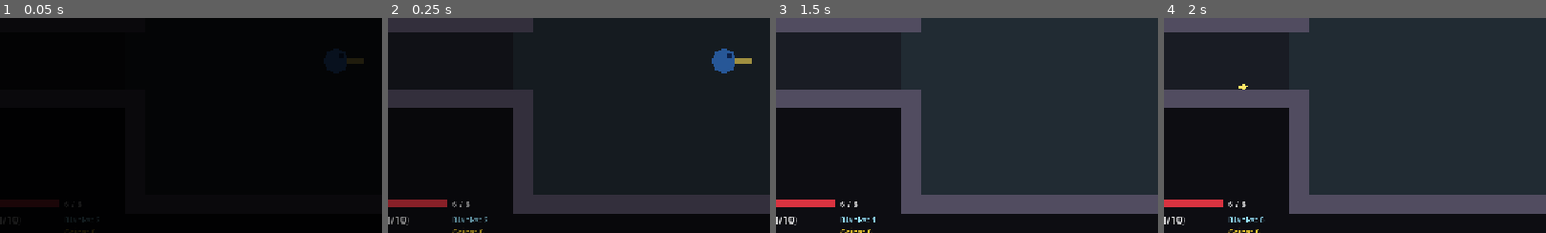
Above: before the commit, frames 1-4 (left to right).
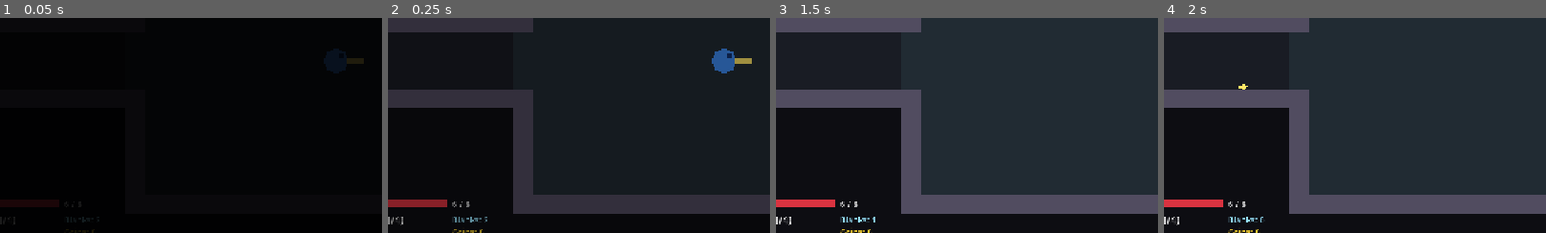
Above: after the commit, the same moments.

Repository: SalemRose/Gungeon-Massive-Ripoff-Edition
Game: Godot game, scene res://levels/floor_level/floor_level.tscn
The game is run twice, just before and just after one commit, with the same random seed, the same clock (stepped at 60 frames per second) and the same inputs.
Inputs (mouse positions are % of the whole screen's width and height, from its top left):
- Up to frame 1 (0.05 s): no input
- Up to frame 2 (0.25 s): no input
- Up to frame 3 (1.5 s): move the mouse to (72, 45) at 0.52 s; press the mouse at (72, 45) at 0.53 s; hold D (move_right) 0.53-1.28 s; tap Q (blank) at 0.6 s; move the mouse to (30, 55) at 1.27 s; release the mouse at (30, 55) at 1.28 s; hold S (move_down) from 1.28 s (still down); click (30, 55) at 1.35 s
- Up to frame 4 (2 s): keep holding S (move_down); tap Q (blank) at 1.55 s
The pictures show only the part of the screen within x 6-56%, y 40-90%; the shares and areas given below are measured in that part.

The runs differ from the first frame. In frame 1, less than 0.1% of the frame differs, in the area x 2-5%, y 92-96%; in frame 2, less than 0.1%; in frame 3, less than 0.1%, in the area x 2-6%, y 92-97%; in frame 4, less than 0.1%.

Commit message:
12b: permanent currency and unlocks (UnlockData, UnlockCatalog, run rewards)
Co-Authored-By: Claude Sonnet 5.5 <noreply@anthropic.com>
Claude-Session: https://claude.ai/code/session_01EKLoHM38k4sTvWqdQMzUWo

Diff:
--- a/autoload/run.gd
+++ b/autoload/run.gd
@@ -15,6 +15,10 @@
 ## the SaveData autoload (end_run() hands it the result of each run).
 
 const FLOORS_PER_RUN := 3
+## Hub currency rules (see reward_for).
+const BASE_REWARD := 5
+const FLOOR_REWARD := 10
+const VICTORY_REWARD := 30
 
 ## True once a run has started (the first floor level starts one by itself).
 var active: bool = false
@@ -22,6 +26,8 @@
 var floor_index: int = 0
 ## What the player carried out of the previous floor. Empty on floor 0.
 var snapshot: Dictionary = {}
+## Hub currency the last finished run paid out (the results screen shows it).
+var last_reward: int = 0
 
 
 ## Begins a run. Pass a seed to repeat a run, or leave 0 for a random one.
@@ -46,12 +52,23 @@
 ## (SaveData), then resets. Fixed-seed floors (tests / debug) have no run, so
 ## nothing is recorded for them. `SaveData` is looked up by path so this script
 ## also compiles in headless test scripts.
-func end_run(victory: bool) -> void:
+func end_run(victory: bool, player: Player = null) -> void:
+	last_reward = 0
 	if active:
 		var save_node := get_node_or_null("/root/SaveData")
 		if save_node != null:
 			save_node.record_run(victory, floor_index + 1)
+			last_reward = reward_for(victory, floor_index, player.coins if player != null else 0)
+			save_node.add_to("currency", last_reward)
 	reset()
+
+
+## Hub currency earned by a run. Rewards progress even when you die:
+## a base amount, a bonus per floor you fully cleared, a bonus for winning,
+## and half of the coins you were still carrying (coins are otherwise lost).
+static func reward_for(victory: bool, floor_index_reached: int, coins_left: int) -> int:
+	var floors_cleared := floor_index_reached + (1 if victory else 0)
+	return BASE_REWARD + floors_cleared * FLOOR_REWARD + (VICTORY_REWARD if victory else 0) + coins_left / 2
 
 
 ## Ends the run. The next floor level starts a fresh one.
--- a/items/item_pool.gd
+++ b/items/item_pool.gd
@@ -42,7 +42,8 @@
 static func roll(rng: RandomNumberGenerator, exclude: Array = []) -> ItemData:
 	var candidates: Array[ItemData] = []
 	for item in all():
-		if not exclude.has(item.id):
+		# Skip items already owned/placed and items not unlocked in the hub yet.
+		if not exclude.has(item.id) and UnlockCatalog.is_available(UnlockData.Kind.ITEM, item.id):
 			candidates.append(item)
 	if candidates.is_empty():
 		return null
--- a/levels/floor_level/floor_level.gd
+++ b/levels/floor_level/floor_level.gd
@@ -134,7 +134,7 @@
 	_leaving = true
 	if Run.is_last_floor():
 		FloatingText.spawn(self, player.global_position + Vector2(0.0, -30.0), "RUN COMPLETE!", Color(1.0, 0.9, 0.4), 16)
-		Run.end_run(true)   # a hub / results screen will go here (step 12c)
+		Run.end_run(true, player)   # a hub / results screen will go here (step 12c)
 	else:
 		Run.advance(player)
 	if fade_time > 0.0:
@@ -146,7 +146,7 @@
 
 func _on_player_died() -> void:
 	await get_tree().create_timer(1.5).timeout
-	Run.end_run(false)   # dying ends the run (recorded in the save)
+	Run.end_run(false, player)   # dying ends the run (recorded in the save)
 	_reload()
 
 
--- /dev/null
+++ b/unlocks/data/gun_beam_emitter.tres
@@ -0,0 +1,12 @@
+[gd_resource type="Resource" script_class="UnlockData" load_steps=2 format=3]
+
+[ext_resource type="Script" path="res://unlocks/unlock_data.gd" id="1_unlock"]
+
+[resource]
+script = ExtResource("1_unlock")
+id = &"gun_beam_emitter"
+display_name = "Beam Emitter"
+description = "Continuous laser"
+cost = 80
+kind = 0
+target = &"beam_emitter"
--- /dev/null
+++ b/unlocks/data/gun_boomerang.tres
@@ -0,0 +1,12 @@
+[gd_resource type="Resource" script_class="UnlockData" load_steps=2 format=3]
+
+[ext_resource type="Script" path="res://unlocks/unlock_data.gd" id="1_unlock"]
+
+[resource]
+script = ExtResource("1_unlock")
+id = &"gun_boomerang"
+display_name = "Boomerang"
+description = "Flies out and comes back"
+cost = 50
+kind = 0
+target = &"boomerang"
--- /dev/null
+++ b/unlocks/data/gun_burst_rifle.tres
@@ -0,0 +1,12 @@
+[gd_resource type="Resource" script_class="UnlockData" load_steps=2 format=3]
+
+[ext_resource type="Script" path="res://unlocks/unlock_data.gd" id="1_unlock"]
+
+[resource]
+script = ExtResource("1_unlock")
+id = &"gun_burst_rifle"
+display_name = "Burst Rifle"
+description = "Three-round bursts"
+cost = 40
+kind = 0
+target = &"burst_rifle"
--- /dev/null
+++ b/unlocks/data/gun_charge_cannon.tres
@@ -0,0 +1,12 @@
+[gd_resource type="Resource" script_class="UnlockData" load_steps=2 format=3]
+
+[ext_resource type="Script" path="res://unlocks/unlock_data.gd" id="1_unlock"]
+
+[resource]
+script = ExtResource("1_unlock")
+id = &"gun_charge_cannon"
+display_name = "Charge Cannon"
+description = "Hold to charge a heavy shot"
+cost = 70
+kind = 0
+target = &"charge_cannon"
--- /dev/null
+++ b/unlocks/data/gun_orbit_sphere.tres
@@ -0,0 +1,12 @@
+[gd_resource type="Resource" script_class="UnlockData" load_steps=2 format=3]
+
+[ext_resource type="Script" path="res://unlocks/unlock_data.gd" id="1_unlock"]
+
+[resource]
+script = ExtResource("1_unlock")
+id = &"gun_orbit_sphere"
+display_name = "Orbit Sphere"
+description = "Orbs circle you and hit what they touch"
+cost = 60
+kind = 0
+target = &"orbit_sphere"
--- /dev/null
+++ b/unlocks/data/gun_seeker.tres
@@ -0,0 +1,12 @@
+[gd_resource type="Resource" script_class="UnlockData" load_steps=2 format=3]
+
+[ext_resource type="Script" path="res://unlocks/unlock_data.gd" id="1_unlock"]
+
+[resource]
+script = ExtResource("1_unlock")
+id = &"gun_seeker"
+display_name = "Seeker"
+description = "Homing bullets"
+cost = 30
+kind = 0
+target = &"seeker"
--- /dev/null
+++ b/unlocks/data/item_blank_satchel.tres
@@ -0,0 +1,12 @@
+[gd_resource type="Resource" script_class="UnlockData" load_steps=2 format=3]
+
+[ext_resource type="Script" path="res://unlocks/unlock_data.gd" id="1_unlock"]
+
+[resource]
+script = ExtResource("1_unlock")
+id = &"item_blank_satchel"
+display_name = "Blank Satchel"
+description = "Can appear in chests and shops"
+cost = 40
+kind = 1
+target = &"blank_satchel"
--- /dev/null
+++ b/unlocks/data/item_heart_locket.tres
@@ -0,0 +1,12 @@
+[gd_resource type="Resource" script_class="UnlockData" load_steps=2 format=3]
+
+[ext_resource type="Script" path="res://unlocks/unlock_data.gd" id="1_unlock"]
+
+[resource]
+script = ExtResource("1_unlock")
+id = &"item_heart_locket"
+display_name = "Heart Locket"
+description = "Can appear in chests and shops"
+cost = 40
+kind = 1
+target = &"heart_locket"
--- /dev/null
+++ b/unlocks/data/item_sharp_rounds.tres
@@ -0,0 +1,12 @@
+[gd_resource type="Resource" script_class="UnlockData" load_steps=2 format=3]
+
+[ext_resource type="Script" path="res://unlocks/unlock_data.gd" id="1_unlock"]
+
+[resource]
+script = ExtResource("1_unlock")
+id = &"item_sharp_rounds"
+display_name = "Sharp Rounds"
+description = "Can appear in chests and shops"
+cost = 50
+kind = 1
+target = &"sharp_rounds"
--- /dev/null
+++ b/unlocks/unlock_catalog.gd
@@ -0,0 +1,84 @@
+class_name UnlockCatalog
+extends RefCounted
+## All permanent unlocks, and the rules for buying and checking them.
+## Static helpers only (nothing to instance). Progress is stored in SaveData.
+##
+##     UnlockCatalog.is_available(UnlockData.Kind.GUN, &"seeker")  # may it appear in a run?
+##     UnlockCatalog.can_buy(&"gun_seeker")                         # enough currency, not owned?
+##     UnlockCatalog.purchase(&"gun_seeker")                        # pay + unlock, returns bool
+##
+## DEV SWITCH: start the game with `-- --unlock-all` to treat everything as
+## unlocked (handy for testing; the automated tests use it).
+
+const FOLDER := "res://unlocks/data/"
+
+static var _cache: Array[UnlockData] = []
+static var _loaded: bool = false
+
+
+## Every unlock, sorted by cost then id (the order the hub shop will show).
+static func all() -> Array[UnlockData]:
+	if not _loaded:
+		_loaded = true
+		_cache.clear()
+		for file_name in DirAccess.get_files_at(FOLDER):
+			file_name = file_name.trim_suffix(".remap")   # exported builds
+			if file_name.ends_with(".tres"):
+				var entry := load(FOLDER + file_name) as UnlockData
+				if entry != null:
+					_cache.append(entry)
+		_cache.sort_custom(func(a: UnlockData, b: UnlockData):
+			return a.cost < b.cost if a.cost != b.cost else String(a.id) < String(b.id))
+	return _cache
+
+
+static func find(unlock_id: StringName) -> UnlockData:
+	for entry in all():
+		if entry.id == unlock_id:
+			return entry
+	return null
+
+
+static func unlock_all_flag() -> bool:
+	return OS.get_cmdline_user_args().has("--unlock-all")
+
+
+## The id of a gun: its .tres file name without the extension.
+static func gun_id(data: WeaponData) -> StringName:
+	return StringName(data.resource_path.get_file().get_basename())
+
+
+## True if the gun / item may appear in a run: it has no unlock entry (always
+## available) or its entry has been bought.
+static func is_available(kind: UnlockData.Kind, target: StringName) -> bool:
+	if unlock_all_flag():
+		return true
+	for entry in all():
+		if entry.kind == kind and entry.target == target:
+			return _save().is_unlocked(entry.id)
+	return true
+
+
+static func is_owned(unlock_id: StringName) -> bool:
+	return unlock_all_flag() or _save().is_unlocked(unlock_id)
+
+
+static func can_buy(unlock_id: StringName) -> bool:
+	var entry := find(unlock_id)
+	return entry != null and not is_owned(unlock_id) and int(_save().get_value("currency")) >= entry.cost
+
+
+## Pays and unlocks. Returns false (and changes nothing) if it cannot be bought.
+static func purchase(unlock_id: StringName) -> bool:
+	if not can_buy(unlock_id):
+		return false
+	var entry := find(unlock_id)
+	_save().add_to("currency", -entry.cost)
+	_save().unlock(unlock_id)
+	return true
+
+
+## The SaveData autoload, looked up by path so this script also compiles in
+## headless test scripts (where autoload names are not visible).
+static func _save() -> Node:
+	return (Engine.get_main_loop() as SceneTree).root.get_node("SaveData")
--- /dev/null
+++ b/unlocks/unlock_data.gd
@@ -0,0 +1,21 @@
+class_name UnlockData
+extends Resource
+## One thing the player can buy PERMANENTLY with hub currency (a .tres file in
+## unlocks/data/). Until it is bought, the gun or item it points at never shows
+## up in your runs. Anything WITHOUT an unlock entry is available from the start
+## (the Pistol, for example).
+##
+## To lock a new gun or item: create an UnlockData .tres pointing at it. No code.
+
+enum Kind { GUN, ITEM }
+
+## Unique key stored in the save file. Keep it stable once shipped.
+@export var id: StringName = &""
+@export var display_name: String = "Unlock"
+@export_multiline var description: String = ""
+## Price in hub currency.
+@export var cost: int = 50
+@export var kind: Kind = Kind.GUN
+## What it unlocks: the file name (without .tres) of the gun in weapons/data/,
+## or the item's `id`.
+@export var target: StringName = &""
--- a/weapons/weapon_manager.gd
+++ b/weapons/weapon_manager.gd
@@ -27,7 +27,10 @@
 
 func _ready() -> void:
 	for data in starting_weapons:
-		add_weapon(data)
+		# Guns the player has not unlocked yet are skipped (the Pistol has no
+		# unlock entry, so it is always there). See unlocks/unlock_catalog.gd.
+		if UnlockCatalog.is_available(UnlockData.Kind.GUN, UnlockCatalog.gun_id(data)):
+			add_weapon(data)
 	if not weapons.is_empty():
 		switch_to(0)
 
Not shown, added: unlocks/unlock_catalog.gd.uid
Not shown, added: unlocks/unlock_data.gd.uid
Not shown, changed: ROADMAP.md
